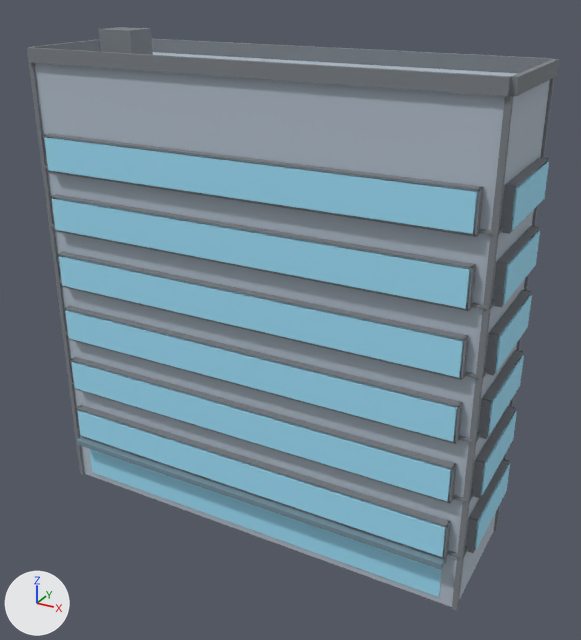
The glTF model public/buildings/lot_3x1.glb: old version first, new version second.
Camera for both pictures: a camera (50 mm lens) standing at (29.7, -28.8, 27.1) and looking at (12.2, 3.1, 11.1). The lights are fixed; the arrows at lower left show +X, +Y and +Z. The older version comes first.

The first picture shows 'lot_3x1'.
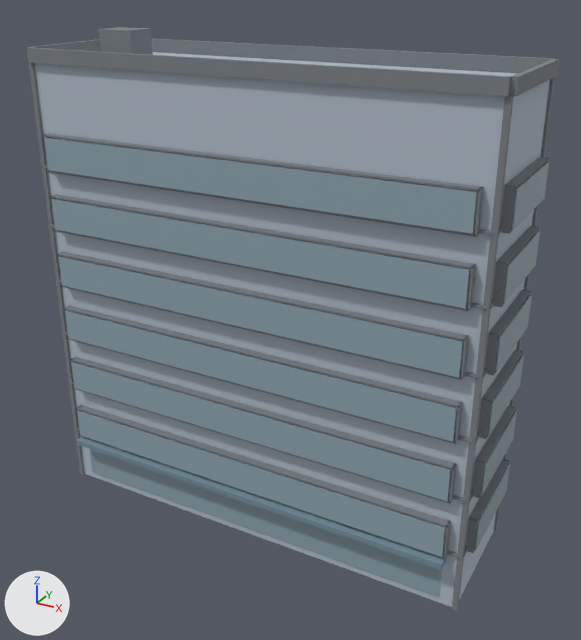
What differs and where, as boxes [x1, y1, x2, y2] in the pictures (581 x 640 px):
'lot_3x1', recoloured (cyan to greyish blue)
    both: [42, 134, 549, 600]

Patch to the scene script:
```diff
--- a/public/buildings/lot_3x1.glb.py
+++ b/public/buildings/lot_3x1.glb.py
@@ mat_lot_3x1_glass @@
 mat_lot_3x1_glass = principled_material('lot_3x1_glass')
-mat_lot_3x1_glass.base_color = (0.35, 0.75, 0.95)  # cyan #a0e1f9
+mat_lot_3x1_glass.base_color = (0.28, 0.38, 0.44)  # greyish blue #90a6b1
 mat_lot_3x1_glass.roughness = 0.85
```
